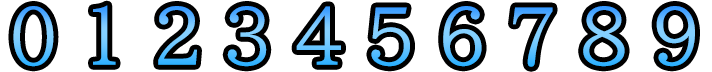
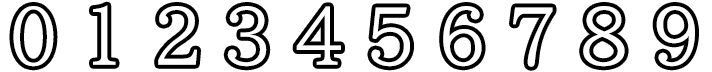
The second (712, 72) image is a revision of the first. Changes to its layers:
pixels changed over bbox(8, 0, 700, 72) (layer not identified)
